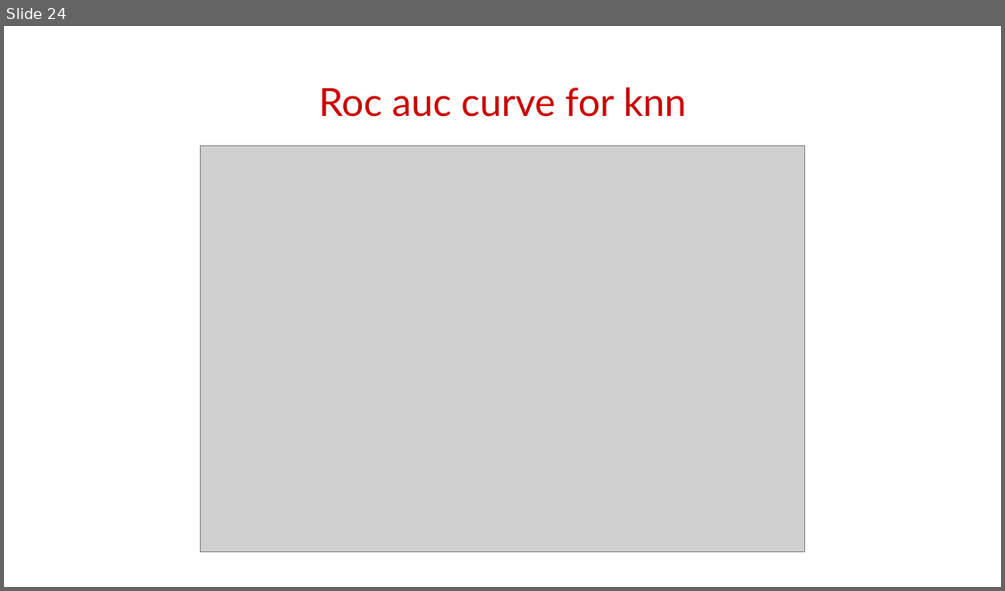
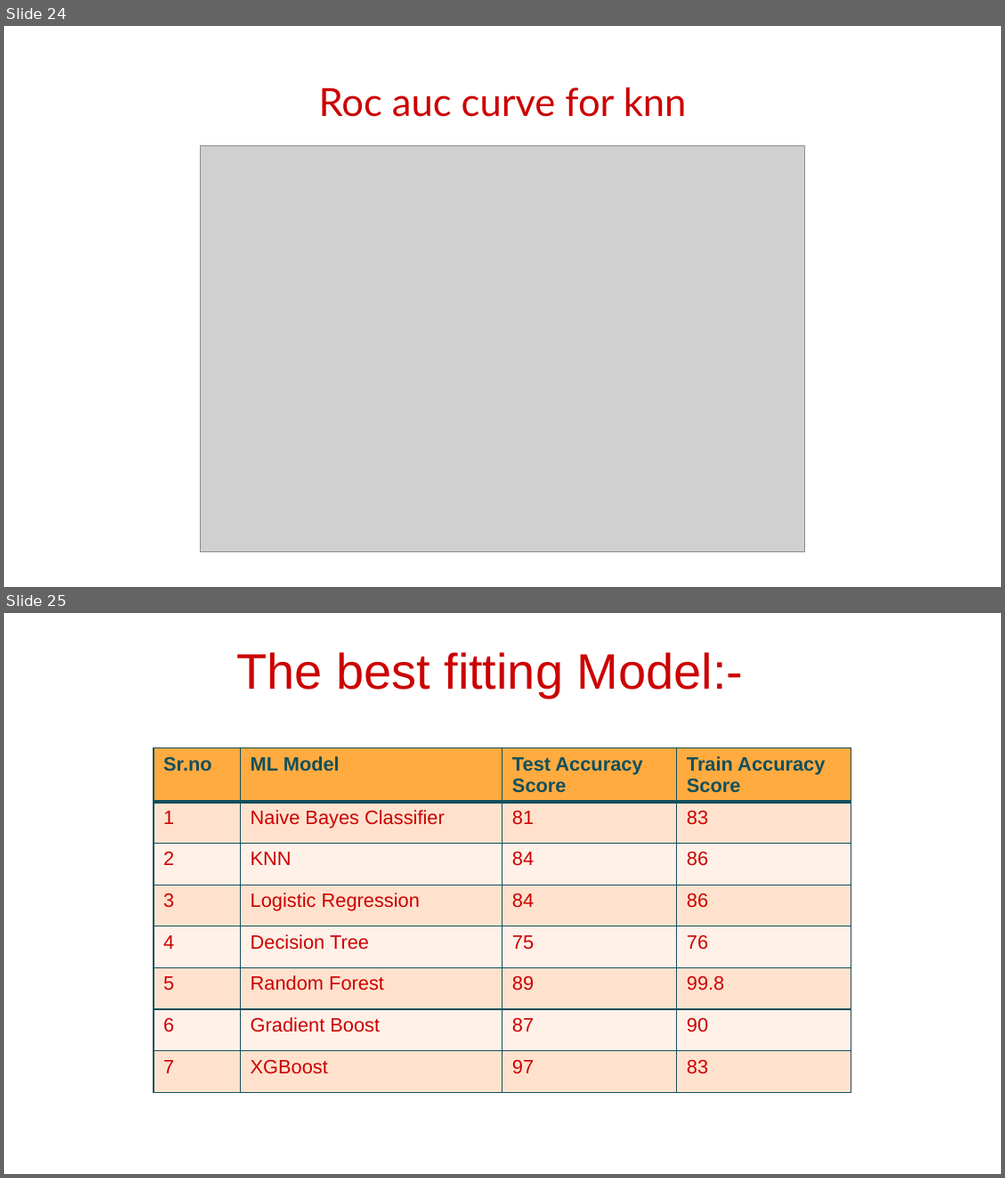
Before and after one commit to ameenattar92/Cardiovascular-Risk-Prediction, a slide deck: CapstoneProjectTemplate-210213-230632.pptx. Shown one above the other, each under a label of ours: slide 24 before the commit, slides 24 and 25 after it. The pictures are 1005x591 and 1005x1178 pixels, drawn with LibreOffice and Linux fonts; fonts in the diff are those of the drawing; grey boxes stand for pictures; background and template pictures are left out. Boxes give left, top, right and bottom in pixels: in the first picture for what was removed or moved away, otherwise in the second. Text is boxed around its words. In the diff, an @@ line names an element or a change of style, - is before the commit and + after.

```diff
--- a/CapstoneProjectTemplate-210213-230632.pptx
+++ b/CapstoneProjectTemplate-210213-230632.pptx
@@ slide 25 added at [4,613,1001,1174], background #FFFFFF @@
@@ title added at [236,652,744,697], 36 pt, text #CC0000 @@
+The best fitting Model:-
@@ table added at [154,747,851,1094], 8 rows, 4 columns @@
+Sr.no | ML Model | Test Accuracy Score | Train Accuracy Score
+1 | Naive Bayes Classifier | 81 | 83
+2 | KNN | 84 | 86
+3 | Logistic Regression | 84 | 86
+4 | Decision Tree | 75 | 76
+5 | Random Forest | 89 | 99.8
+6 | Gradient Boost | 87 | 90
+7 | XGBoost | 97 | 83
```
Also in this commit, not shown: 2 other slides added.
